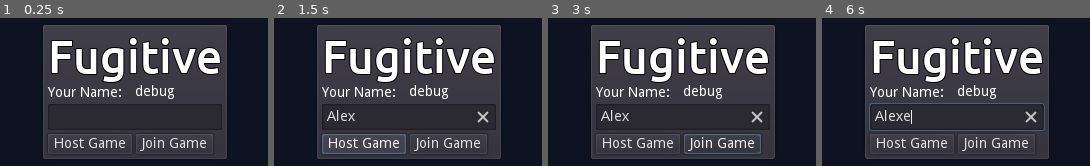
Above: before the commit, frames 1-4 (left to right).
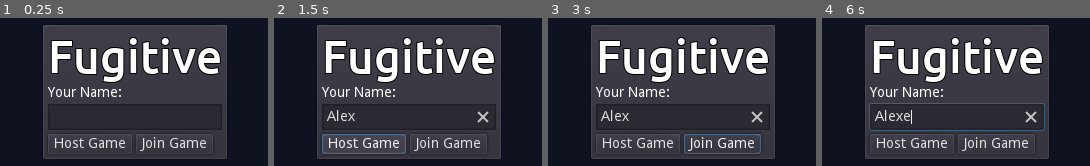
Above: after the commit, the same moments.

Repository: FugitiveTheGame/Fugitive
Game: Godot game, scene res://screens/mainmenu/MainMenu.tscn
Same seed, same stepped clock (60 frames per second), same inputs: the game is played once before the commit and once after it.
Inputs (mouse positions are in pixels of both pictures, inside the frame that each line leads up to):
- Up to frame 1 (0.25 s): no input
- Up to frame 2 (1.5 s): click (408, 117) at 0.52 s; type "Alex" at 0.6 s; click "Host Game" at 1.25 s
- Up to frame 3 (3 s): click "Join Game" at 2 s; click "Cancel" at 2.75 s
- Up to frame 4 (6 s): hold Right (ui_right) 3.53-4.28 s; hold E (use) 3.53-4.28 s; hold Down (ui_down) 4.28-5.03 s; tap Shift (sprint) at 4.35 s; tap E (use) at 4.55, 5.85 s; hold Right (ui_right) 5.03-5.78 s; hold E (use) 5.03-5.78 s; hold Up (ui_up) from 5.78 s (still down)

The runs differ from the first frame. In frame 1, 0.5% of the frame differs, in the area x 50-65%, y 45-55%; in frame 2, 0.5%; in frame 3, 0.5%; in frame 4, 0.5%.

Commit message:
Groups class to help break cyclic dependencies
- Allow car passengers to look around

Diff:
--- a/actors/car/Car.gd
+++ b/actors/car/Car.gd
@@ -1,7 +1,5 @@
 extends KinematicBody2D
 class_name Car
-
-const GROUP = 'cars'
 
 # warning-ignore:unused_class_variable
 # This really is used
@@ -25,7 +23,7 @@
 	self.rotation = rot
 
 func _ready():
-	add_to_group(GROUP)
+	add_to_group(Groups.CARS)
 
 # Returns the ammount to rotate by
 func get_input(delta: float) -> float:
@@ -68,10 +66,14 @@
 remotesync func new_driver(network_id: int):
 	self.set_network_master(network_id)
 
+func is_driver(player) -> bool:
+	return driver == player
+
 func get_in_car(player) -> bool:
 	var success := false
 
-	if not locked:
+	# The car is locked until a Seeker unlocks it by entering it
+	if not locked or player.has_group(Groups.SEEKERS):
 		if driver == null:
 			driver = player
 			rpc('new_driver', driver.get_network_master())
--- a/actors/hider/Hider.gd
+++ b/actors/hider/Hider.gd
@@ -1,7 +1,5 @@
 extends Player
 class_name Hider
 
-const GROUP = 'hiders'
-
 func _get_player_group() -> String:
-	return GROUP
+	return Groups.HIDERS
--- a/actors/player/Player.gd
+++ b/actors/player/Player.gd
@@ -25,7 +25,7 @@
 var frozenColor := Color(0, 0, 1, 1)
 
 # This is a car this player is driving
-var car: Car
+var car = null
 
 func _ready():
 	add_to_group(_get_player_group())
@@ -65,10 +65,10 @@
 		elif not self.car.is_moving():
 			rpc('on_car_exit')
 
-func find_car_inrange() -> Car:
-	var nearest_car: Car = null
+func find_car_inrange():
+	var nearest_car = null
 
-	var cars = get_tree().get_nodes_in_group(Car.GROUP)
+	var cars = get_tree().get_nodes_in_group(Groups.CARS)
 	for car in cars:
 		var area = car.enterArea as Area2D
 		if area.overlaps_body(self):
@@ -127,6 +127,10 @@
 			var new_rotation = get_input(delta)
 			process_stamina(delta)
 			self.velocity = move_and_slide(self.velocity)
+			rotate(new_rotation)
+		# Allow passengers to look around while in a car
+		elif not self.car.is_driver(self):
+			var new_rotation = get_input(delta)
 			rotate(new_rotation)
 
 		rpc_unreliable("network_update", self.position, self.velocity, self.rotation, self.stamina)
--- a/actors/seeker/Seeker.gd
+++ b/actors/seeker/Seeker.gd
@@ -1,7 +1,5 @@
 extends Player
 class_name Seeker
-
-const GROUP = 'seekers'
 
 onready var seeker_ray_caster := $RayCast2D
 
@@ -9,7 +7,7 @@
 var max_detect_distance := 100.0
 
 func _get_player_group() -> String:
-	return GROUP
+	return Groups.SEEKERS
 
 func _ready():
 	._ready()
--- /dev/null
+++ b/global/Groups.gd
@@ -0,0 +1,5 @@
+extends Node
+
+const SEEKERS := 'seekers'
+const HIDERS := 'hiders'
+const CARS := 'cars'
--- a/global/Network.gd
+++ b/global/Network.gd
@@ -34,7 +34,7 @@
 
 	var peer = NetworkedMultiplayerENet.new()
 	var result = peer.create_server(DEFAULT_PORT, MAX_PLAYERS)
-	print('test')
+
 	if result == OK:
 		get_tree().set_network_peer(peer)
 		emit_signal('new_player_registered', 1, selfData)
--- a/maps/map_00/Map_00.gd
+++ b/maps/map_00/Map_00.gd
@@ -41,8 +41,6 @@
 	print("*** UNPAUSED ***")
 
 func create_players(newPlayers: Dictionary):
-	create_car()
-
 	# Make sure players are spawned in order on every client,
 	# or else their positions might misalign
 	var playerIds := newPlayers.keys()
@@ -120,10 +118,10 @@
 func checkForFoundHiders():
 	var anySeen := false
 
-	var seekers = get_tree().get_nodes_in_group(Seeker.GROUP)
+	var seekers = get_tree().get_nodes_in_group(Groups.SEEKERS)
 	for seeker in seekers:
 		# Process each hider, find if any have been seen
-		var hiders = get_tree().get_nodes_in_group(Hider.GROUP)
+		var hiders = get_tree().get_nodes_in_group(Groups.HIDERS)
 		for hider in hiders:
 			if(seeker.process_hider(hider)):
 				anySeen = true
@@ -140,7 +138,7 @@
 func checkWinConditions():
 	var allHidersFrozen := true
 	var allUnfrozenSeekersInWinZone := true
-	var hiders = get_tree().get_nodes_in_group(Hider.GROUP)
+	var hiders = get_tree().get_nodes_in_group(Groups.HIDERS)
 	for hiderNode in hiders:
 		var hider: Hider = hiderNode
 		if (!hider.frozen):
@@ -164,14 +162,10 @@
 		$UiLayer/GameOverDialog.popup_centered()
 
 func _on_GracePeriodTimer_timeout():
-	var seekers = get_tree().get_nodes_in_group(Seeker.GROUP)
+	var seekers = get_tree().get_nodes_in_group(Groups.SEEKERS)
 	for seekerNode in seekers:
 		var seeker: Seeker = seekerNode
 		seeker.unfreeze()
-
-	var cars = get_tree().get_nodes_in_group(Car.GROUP)
-	for car in cars:
-		car.locked = false
 
 	$UiLayer/TimerLabel.hide()
 
--- a/project.godot
+++ b/project.godot
@@ -54,6 +54,7 @@
 [autoload]
 
 Network="*res://global/Network.gd"
+Groups="*res://global/Groups.gd"
 
 [display]
 
--- a/screens/mainmenu/MainMenu.gd
+++ b/screens/mainmenu/MainMenu.gd
@@ -6,7 +6,6 @@
 var playerName: String = ""
 
 func _ready():
-	print('test__')
 	assert(get_tree().connect("connected_to_server", self, "on_server_joined") == OK)
 
 func _on_HostGameButton_pressed():
--- a/screens/mainmenu/MainMenu.tscn
+++ b/screens/mainmenu/MainMenu.tscn
@@ -129,16 +129,6 @@
 margin_right = 122.0
 margin_bottom = 20.0
 text = "Cancel"
-
-[node name="DEBUG" type="Label" parent="."]
-margin_left = 400.902
-margin_top = 293.0
-margin_right = 400.902
-margin_bottom = 307.0
-text = "debug"
-__meta__ = {
-"_edit_use_anchors_": false
-}
 [connection signal="text_changed" from="CenterContainer/PanelContainer/VBoxContainer/PlayerNameTextEdit" to="." method="_on_PlayerNameTextEdit_text_changed"]
 [connection signal="pressed" from="CenterContainer/PanelContainer/VBoxContainer/HBoxContainer/HostGameButton" to="." method="_on_HostGameButton_pressed"]
 [connection signal="pressed" from="CenterContainer/PanelContainer/VBoxContainer/HBoxContainer/JoinGameButton" to="." method="_on_JoinGameButton_pressed"]
Not shown: 8 places in maps/tilesets/neighborhood/ground.tres that only renumber resources
